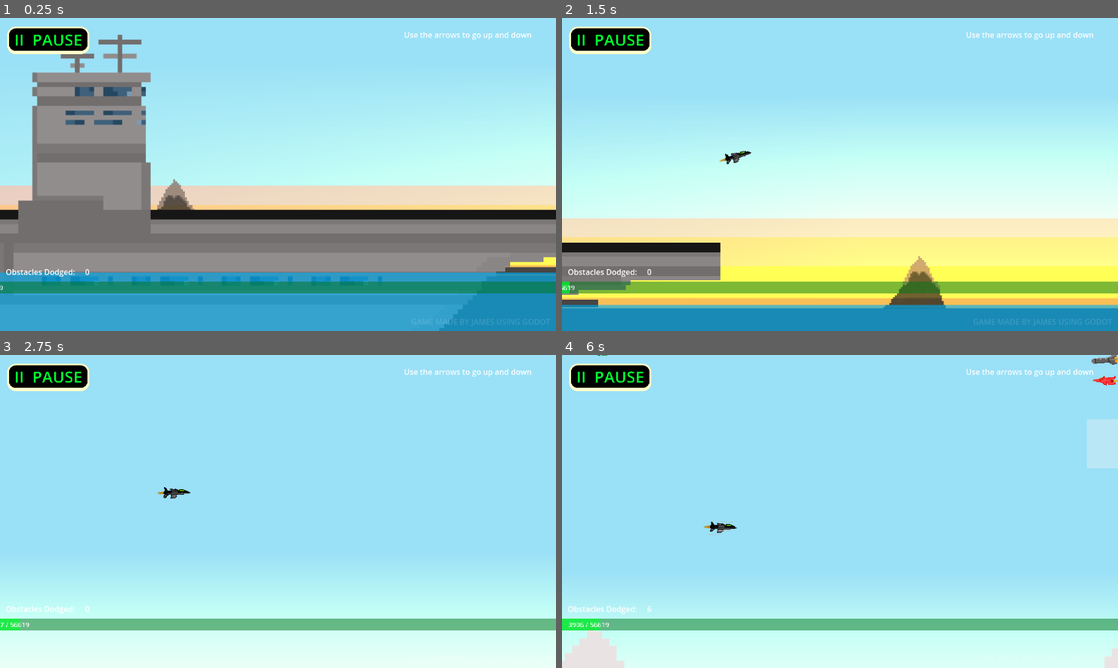
Above: before the commit, frames 1-4 (two rows, left to right).
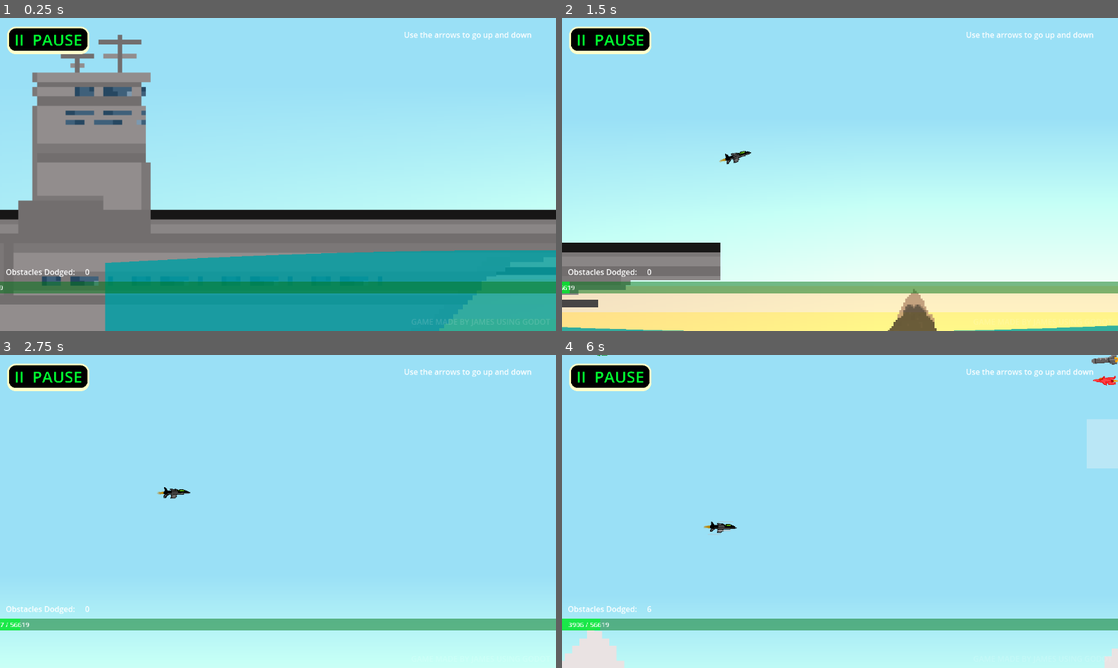
Above: after the commit, the same moments.

Repository: star6fish/DigitalTechInternalInternal
Game: Godot game, scene res://scenes/TestingScene.tscn
The game is run twice, just before and just after one commit, with the same random seed, the same clock (stepped at 60 frames per second) and the same inputs. The project has no main scene, so this scene is started directly.
Inputs:
- Up to frame 1 (0.25 s): no input
- Up to frame 2 (1.5 s): hold Right (ui_right) 0.53-1.28 s; hold Down (ui_down) from 1.28 s (still down)
- Up to frame 3 (2.75 s): release Down (ui_down) at 2.03 s; hold Right (ui_right) from 2.03 s (still down)
- Up to frame 4 (6 s): release Right (ui_right) at 2.78 s; hold Up (ui_up) 2.78-3.53 s; hold Left (ui_left) 3.53-5.03 s; hold Down (ui_down) 5.03-5.78 s; hold Right (ui_right) from 5.78 s (still down)

The runs differ from the first frame. In frame 1, 26% of the frame differs, in the area x 0-100%, y 49-100%; in frame 2, 47%, in the area x 0-100%, y 44-100%; in frame 3, 13%; in frame 4, 9.0%.

Commit message:
22/09/2024

Diff:
--- /dev/null
+++ b/assets/TestingScene.gdshader
@@ -0,0 +1,22 @@
+shader_type canvas_item;
+
+void vertex() {
+	// Called for every vertex the material is visible on.
+}
+
+void fragment() {
+	// Called for every pixel the material is visible on.
+
+	float Wave_Amplitude = 0.2;
+	float Wave_Speed = 2.0;
+	float Wave_Period = 0.2;
+
+	float waves = UV.y * 20.0 + sin(UV.x * 20.0 / Wave_Period + 1.0 * Wave_Speed * TIME) * Wave_Amplitude - Wave_Amplitude;
+	COLOR.a = step(0.5, waves) - 0.2;
+
+}
+
+//void light() {
+	// Called for every pixel for every light affecting the CanvasItem.
+	// Uncomment to replace the default light processing function with this one.
+//}
--- a/scenes/OptionsScreen.tscn
+++ b/scenes/OptionsScreen.tscn
@@ -1,10 +1,11 @@
-[gd_scene load_steps=38 format=3 uid="uid://b6voduoidr52e"]
+[gd_scene load_steps=39 format=3 uid="uid://b6voduoidr52e"]
 
 [ext_resource type="Script" path="res://scripts/OptionsScreen.gd" id="1_6acti"]
 [ext_resource type="StyleBox" uid="uid://bgh1hkucu2cdf" path="res://assets/ButtonTemplate.tres" id="2_6glo3"]
 [ext_resource type="Script" path="res://scripts/buttonEffects.gd" id="2_baels"]
 [ext_resource type="StyleBox" uid="uid://beajeu08ofiug" path="res://assets/OptionsButtonTemplate.tres" id="3_j38d1"]
 [ext_resource type="StyleBox" uid="uid://dixcelk1cbrif" path="res://assets/ButtonHoverTemplate.tres" id="3_nrnbf"]
+[ext_resource type="Texture2D" uid="uid://oygabgybh2wo" path="res://assets/OptionsBackground.jpg" id="6_f0e7u"]
 
 [sub_resource type="StyleBoxFlat" id="StyleBoxFlat_cqjsl"]
 bg_color = Color(0, 0, 0, 1)
@@ -301,6 +302,20 @@
 offset_right = 1140.0
 offset_bottom = 640.013
 text = "GAME MADE BY JAMES USING GODOT"
+
+[node name="BackgroundPlay" type="Sprite2D" parent="CanvasLayer"]
+modulate = Color(0.796078, 0.796078, 0.796078, 1)
+self_modulate = Color(0.776471, 0.521569, 0.341176, 1)
+z_index = -1
+position = Vector2(577, 323.957)
+scale = Vector2(2.30099, 2.30099)
+texture = ExtResource("6_f0e7u")
+
+[node name="ColorRect2" type="ColorRect" parent="CanvasLayer"]
+z_index = -2
+offset_right = 1154.0
+offset_bottom = 650.0
+color = Color(0, 0, 0, 1)
 
 [node name="CanvasLayer2" type="CanvasLayer" parent="."]
 script = ExtResource("2_baels")
--- a/scenes/TestingScene.tscn
+++ b/scenes/TestingScene.tscn
@@ -18,6 +18,7 @@
 [ext_resource type="PackedScene" uid="uid://br7c8tvpxrefj" path="res://assets/sky.tscn" id="13_bbkpx"]
 [ext_resource type="PackedScene" uid="uid://b8qloge5tawnt" path="res://assets/cloud.tscn" id="14_qp1nm"]
 [ext_resource type="PackedScene" uid="uid://qk5dk5paish3" path="res://assets/backgroundMountain.tscn" id="15_s33og"]
+[ext_resource type="Shader" path="res://assets/TestingScene.gdshader" id="19_lpy63"]
 
 [sub_resource type="Environment" id="Environment_1c1a5"]
 background_mode = 3
@@ -30,6 +31,17 @@
 
 [sub_resource type="RectangleShape2D" id="RectangleShape2D_iegil"]
 size = Vector2(20, 84.1084)
+
+[sub_resource type="ShaderMaterial" id="ShaderMaterial_ehk6k"]
+shader = ExtResource("19_lpy63")
+
+[sub_resource type="Gradient" id="Gradient_5yiur"]
+colors = PackedColorArray(0, 0.646749, 0.660477, 0.498039, 0.0392157, 0.533333, 1, 1)
+
+[sub_resource type="GradientTexture2D" id="GradientTexture2D_jv6t8"]
+gradient = SubResource("Gradient_5yiur")
+fill_from = Vector2(0.467236, 0)
+fill_to = Vector2(0.501424, 0.720798)
 
 [node name="Node2D" type="Node2D"]
 modulate = Color(1, 0.968627, 0.968627, 1)
@@ -212,6 +224,7 @@
 position = Vector2(-204, -238)
 
 [node name="Node2D" parent="." instance=ExtResource("10_vq2ss")]
+visible = false
 position = Vector2(624120, 5781)
 scale = Vector2(-64739.2, 568.407)
 
@@ -232,8 +245,8 @@
 shape = SubResource("RectangleShape2D_iegil")
 
 [node name="Node2D4" parent="." instance=ExtResource("13_bbkpx")]
-position = Vector2(-1093, 97)
-scale = Vector2(196.983, 6.65513)
+position = Vector2(-1068, 301)
+scale = Vector2(196.983, 9.01513)
 
 [node name="Node2D5" parent="." instance=ExtResource("14_qp1nm")]
 position = Vector2(809, -884)
@@ -332,214 +345,221 @@
 position = Vector2(94651, -978)
 
 [node name="Node2D37" parent="." instance=ExtResource("15_s33og")]
-position = Vector2(-293, -51)
+position = Vector2(-304, 17)
 
 [node name="Node2D38" parent="." instance=ExtResource("15_s33og")]
-position = Vector2(1178, 40)
+position = Vector2(1167, 108)
 
 [node name="Node2D39" parent="." instance=ExtResource("15_s33og")]
-position = Vector2(2952, 37)
+position = Vector2(2941, 105)
 scale = Vector2(0.396514, 0.396514)
 
 [node name="Node2D40" parent="." instance=ExtResource("15_s33og")]
-position = Vector2(3746, 32)
+position = Vector2(3735, 100)
 
 [node name="Node2D41" parent="." instance=ExtResource("15_s33og")]
-position = Vector2(4345, 38)
+position = Vector2(4334, 106)
 scale = Vector2(0.569539, 0.569539)
 
 [node name="Node2D42" parent="." instance=ExtResource("15_s33og")]
-position = Vector2(5315, 38)
+position = Vector2(5304, 106)
 scale = Vector2(0.358642, 0.358642)
 
 [node name="Node2D43" parent="." instance=ExtResource("15_s33og")]
-position = Vector2(7022, 36)
+position = Vector2(7011, 104)
 scale = Vector2(0.288833, 0.288833)
 
 [node name="Node2D44" parent="." instance=ExtResource("15_s33og")]
-position = Vector2(7875, 38)
+position = Vector2(7864, 106)
 scale = Vector2(0.249282, 0.249282)
 
 [node name="Node2D45" parent="." instance=ExtResource("15_s33og")]
-position = Vector2(10380, 29)
+position = Vector2(10369, 97)
 scale = Vector2(0.418062, 0.418062)
 
 [node name="Node2D46" parent="." instance=ExtResource("15_s33og")]
-position = Vector2(12284, 29)
+position = Vector2(12273, 97)
 scale = Vector2(0.358356, 0.358356)
 
 [node name="Node2D47" parent="." instance=ExtResource("15_s33og")]
-position = Vector2(14865, 36)
+position = Vector2(14854, 104)
 scale = Vector2(0.343332, 0.343332)
 
 [node name="Node2D48" parent="." instance=ExtResource("15_s33og")]
-position = Vector2(16540, 23)
+position = Vector2(16529, 91)
 scale = Vector2(0.411834, 0.411834)
 
 [node name="Node2D49" parent="." instance=ExtResource("15_s33og")]
-position = Vector2(18829, 26)
+position = Vector2(18818, 94)
 scale = Vector2(0.27266, 0.27266)
 
 [node name="Node2D50" parent="." instance=ExtResource("15_s33og")]
-position = Vector2(22281, 37)
+position = Vector2(22270, 105)
 
 [node name="Node2D51" parent="." instance=ExtResource("15_s33og")]
-position = Vector2(24776, 23)
+position = Vector2(24765, 91)
 scale = Vector2(0.528049, 0.528049)
 
 [node name="Node2D52" parent="." instance=ExtResource("15_s33og")]
-position = Vector2(27659, 23)
+position = Vector2(27648, 91)
 scale = Vector2(0.332312, 0.332312)
 
 [node name="Node2D53" parent="." instance=ExtResource("15_s33og")]
-position = Vector2(30381, 29)
+position = Vector2(30370, 97)
 scale = Vector2(0.347208, 0.347208)
 
 [node name="Node2D54" parent="." instance=ExtResource("15_s33og")]
-position = Vector2(33869, 31)
+position = Vector2(33858, 99)
 scale = Vector2(0.422706, 0.422706)
 
 [node name="Node2D55" parent="." instance=ExtResource("15_s33og")]
-position = Vector2(37526, 29)
+position = Vector2(37515, 97)
 scale = Vector2(0.293478, 0.293478)
 
 [node name="Node2D56" parent="." instance=ExtResource("15_s33og")]
-position = Vector2(42041, 23)
+position = Vector2(42030, 91)
 scale = Vector2(0.304598, 0.304598)
 
 [node name="Node2D57" parent="." instance=ExtResource("15_s33og")]
-position = Vector2(43230, 23)
+position = Vector2(43219, 91)
 scale = Vector2(0.261953, 0.261953)
 
 [node name="Node2D58" parent="." instance=ExtResource("15_s33og")]
-position = Vector2(44952, 32)
+position = Vector2(44941, 100)
 scale = Vector2(0.555454, 0.555454)
 
 [node name="Node2D59" parent="." instance=ExtResource("15_s33og")]
-position = Vector2(46930, 30)
+position = Vector2(46919, 98)
 scale = Vector2(0.753918, 0.753918)
 
 [node name="Node2D60" parent="." instance=ExtResource("15_s33og")]
-position = Vector2(47548, 30)
+position = Vector2(47537, 98)
 scale = Vector2(0.27949, 0.27949)
 
 [node name="Node2D61" parent="." instance=ExtResource("15_s33og")]
-position = Vector2(48888, 32)
+position = Vector2(48877, 100)
 scale = Vector2(0.399541, 0.399541)
 
 [node name="Node2D62" parent="." instance=ExtResource("15_s33og")]
-position = Vector2(50746, 31)
+position = Vector2(50735, 99)
 
 [node name="Node2D63" parent="." instance=ExtResource("15_s33og")]
-position = Vector2(52684, 38)
+position = Vector2(52673, 106)
 scale = Vector2(0.437456, 0.437456)
 
 [node name="Node2D64" parent="." instance=ExtResource("15_s33og")]
-position = Vector2(54608, 38)
+position = Vector2(54597, 106)
 scale = Vector2(0.441072, 0.441072)
 
 [node name="Node2D65" parent="." instance=ExtResource("15_s33og")]
-position = Vector2(55996, 34)
+position = Vector2(55985, 102)
 scale = Vector2(0.720648, 0.720648)
 
 [node name="Node2D66" parent="." instance=ExtResource("15_s33og")]
-position = Vector2(57700, 34)
+position = Vector2(57689, 102)
 scale = Vector2(0.437527, 0.437527)
 
 [node name="Node2D67" parent="." instance=ExtResource("15_s33og")]
-position = Vector2(60477, 27)
+position = Vector2(60466, 95)
 scale = Vector2(0.333368, 0.333368)
 
 [node name="Node2D68" parent="." instance=ExtResource("15_s33og")]
-position = Vector2(62353, 27)
+position = Vector2(62342, 95)
 scale = Vector2(0.27424, 0.27424)
 
 [node name="Node2D69" parent="." instance=ExtResource("15_s33og")]
-position = Vector2(65793, 27)
+position = Vector2(65782, 95)
 scale = Vector2(0.270263, 0.270263)
 
 [node name="Node2D70" parent="." instance=ExtResource("15_s33og")]
-position = Vector2(67863, 22)
+position = Vector2(67852, 90)
 scale = Vector2(0.484253, 0.484253)
 
 [node name="Node2D71" parent="." instance=ExtResource("15_s33og")]
-position = Vector2(69336, 22)
+position = Vector2(69325, 90)
 scale = Vector2(0.355917, 0.355917)
 
 [node name="Node2D72" parent="." instance=ExtResource("15_s33og")]
-position = Vector2(71317, 35)
+position = Vector2(71306, 103)
 scale = Vector2(0.505847, 0.505847)
 
 [node name="Node2D73" parent="." instance=ExtResource("15_s33og")]
-position = Vector2(73108, 37)
+position = Vector2(73097, 105)
 scale = Vector2(0.470407, 0.470407)
 
 [node name="Node2D74" parent="." instance=ExtResource("15_s33og")]
-position = Vector2(73718, 33)
+position = Vector2(73707, 101)
 scale = Vector2(0.385719, 0.385719)
 
 [node name="Node2D75" parent="." instance=ExtResource("15_s33og")]
-position = Vector2(75215, 29)
+position = Vector2(75204, 97)
 scale = Vector2(0.368679, 0.368679)
 
 [node name="Node2D76" parent="." instance=ExtResource("15_s33og")]
-position = Vector2(76144, 34)
+position = Vector2(76133, 102)
 scale = Vector2(0.441911, 0.441911)
 
 [node name="Node2D77" parent="." instance=ExtResource("15_s33og")]
-position = Vector2(77074, 28)
+position = Vector2(77063, 96)
 scale = Vector2(0.839427, 0.839427)
 
 [node name="Node2D78" parent="." instance=ExtResource("15_s33og")]
-position = Vector2(78130, 31)
+position = Vector2(78119, 99)
 
 [node name="Node2D79" parent="." instance=ExtResource("15_s33og")]
-position = Vector2(80312, 33)
+position = Vector2(80301, 101)
 scale = Vector2(0.418804, 0.389645)
 
 [node name="Node2D80" parent="." instance=ExtResource("15_s33og")]
-position = Vector2(80973, 29)
+position = Vector2(80962, 97)
 scale = Vector2(0.330342, 0.330342)
 
 [node name="Node2D81" parent="." instance=ExtResource("15_s33og")]
-position = Vector2(81989, 29)
+position = Vector2(81978, 97)
 scale = Vector2(0.362486, 0.362486)
 
 [node name="Node2D82" parent="." instance=ExtResource("15_s33og")]
-position = Vector2(82470, 29)
+position = Vector2(82459, 97)
 scale = Vector2(0.378538, 0.378538)
 
 [node name="Node2D83" parent="." instance=ExtResource("15_s33og")]
-position = Vector2(84837, 30)
+position = Vector2(84826, 98)
 scale = Vector2(0.280892, 0.280892)
 
 [node name="Node2D84" parent="." instance=ExtResource("15_s33og")]
-position = Vector2(85435, 35)
+position = Vector2(85424, 103)
 scale = Vector2(0.355177, 0.355177)
 
 [node name="Node2D85" parent="." instance=ExtResource("15_s33og")]
-position = Vector2(88147, 26)
+position = Vector2(88136, 94)
 scale = Vector2(0.331959, 0.281174)
 
 [node name="Node2D86" parent="." instance=ExtResource("15_s33og")]
-position = Vector2(89490, 31)
+position = Vector2(89479, 99)
 scale = Vector2(0.439583, 0.439583)
 
 [node name="Node2D87" parent="." instance=ExtResource("15_s33og")]
-position = Vector2(90603, 30)
+position = Vector2(90592, 98)
 scale = Vector2(0.385875, 0.385875)
 
 [node name="Node2D88" parent="." instance=ExtResource("15_s33og")]
-position = Vector2(92157, 35)
+position = Vector2(92146, 103)
 scale = Vector2(0.409156, 0.409156)
 
 [node name="Node2D89" parent="." instance=ExtResource("15_s33og")]
-position = Vector2(92767, 34)
+position = Vector2(92756, 102)
 scale = Vector2(0.566358, 0.566358)
 
 [node name="Node2D90" parent="." instance=ExtResource("15_s33og")]
-position = Vector2(94477, 29)
+position = Vector2(94466, 97)
 scale = Vector2(0.283819, 0.283819)
+
+[node name="Sprite2D" type="Sprite2D" parent="."]
+z_index = 1
+material = SubResource("ShaderMaterial_ehk6k")
+position = Vector2(40623, 2481)
+scale = Vector2(1282.78, 79.9375)
+texture = SubResource("GradientTexture2D_jv6t8")
 
 [connection signal="pressed" from="CanvasLayer/Button" to="." method="_pauseButtonPressed"]
 [connection signal="pressed" from="CanvasLayer2/Button" to="." method="_resumeButtonPressed"]
--- a/scripts/Player.gd
+++ b/scripts/Player.gd
@@ -33,11 +33,10 @@
 
 		await get_tree().create_timer(0.5).timeout
 
-		if get_tree() != null and get_tree().paused == true:
+		if get_tree() != null:
 			get_tree().paused = false
-
-		queue_free()
-		get_tree().reload_current_scene()
+			queue_free()
+			get_tree().reload_current_scene()
 
 	elif object.get_parent().name == "Node2D3":
 		_win()
Not shown, added: assets/OptionsBackground.jpg.import
Not shown: 1 places in scenes/TestingScene.tscn that only renumber resources
